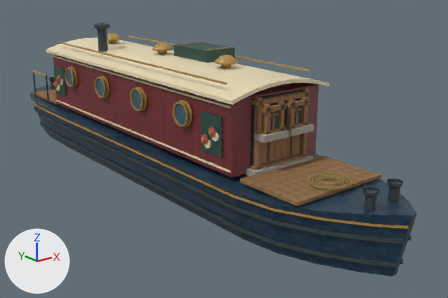
The glTF model public/models/world/canal-boat.glb as it was, and as the next commit left it.
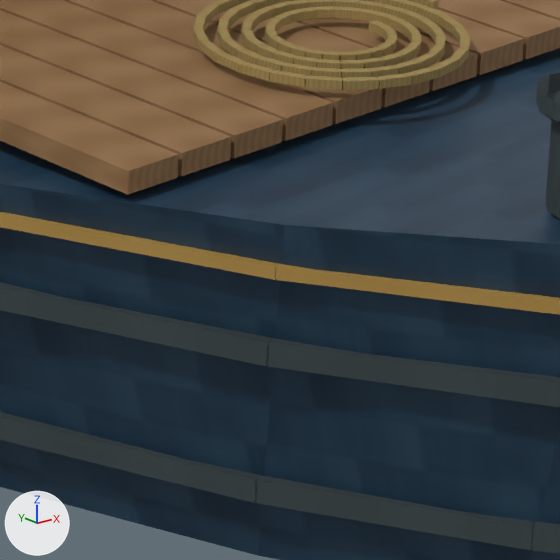
Each version appears first whole from a 50 mm camera at (-7.72, -11.48, 4.92) aimed at (0.7, -0.95, 0.71), and next in a close-up on the part from 62% to 82% of the width and 59% to 89% of the height. Arrows for +X, +Y and +Z are at lower left; the lights stay in place. The older version's two pictures come first. Vertices at exactly the same position are counted once.

Names of what the first close-up shows: 'Canal-boatBody'.
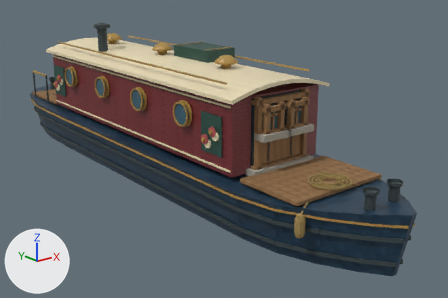
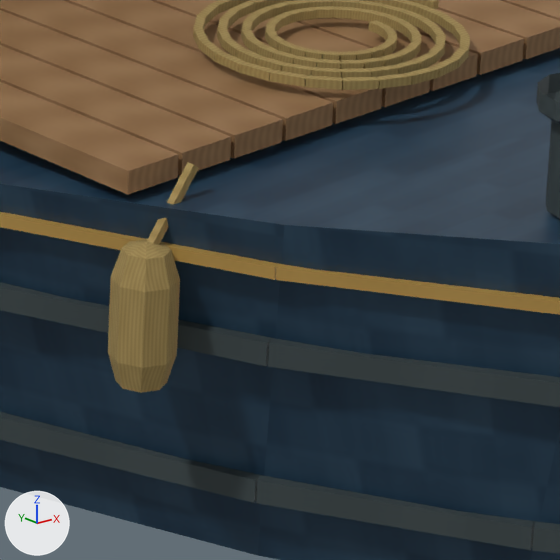
Changed parts and their boxes (x1, y1, x2, y2) in the close-ups (560 x 560 px):
part 1 of me_canal_boat_mesh, added (brown)
    after: (147, 162, 199, 244)
part 2 of me_canal_boat_mesh, added (brown)
    after: (108, 239, 180, 393)

What the commit changed:
me_canal_boat_mesh is used by ob_canal_boatbody; location (0.0, 0.0, 0.0).
me_canal_boat_mesh had 4440 vertices, 7536 faces and spanned x -1.35..1.35, y -6.47..6.47, z 0.0..3.39.
me_canal_boat_mesh now has 4608 vertices, 7840 faces and spans x -1.35..1.35, y -6.47..6.47, z 0.0..3.39.
me_canal_boat_mesh part 1: the loose piece of 8 vertices spanning x -1.07..-0.89, y -5.03..-3.61, z 1.09..1.15 is copied, and the copy is multiplied about its middle by the matrix ((-0.147, 0.112, 0.0), (0.0, 0.0, 0.185), (0.112, 0.147, 0.0)), then moved by (-0.01, -0.78, -0.08); it spans x -1.07..-0.9, y -5.11..-5.09, z 0.93..1.16.
me_canal_boat_mesh part 2: a new loose piece of 34 vertices spanning x -1.15..-0.97, y -5.19..-5.01, z 0.56..0.98, in mat_canal_boat_surface.
Other edits to the shape of me_canal_boat_mesh do not show in these pictures.
